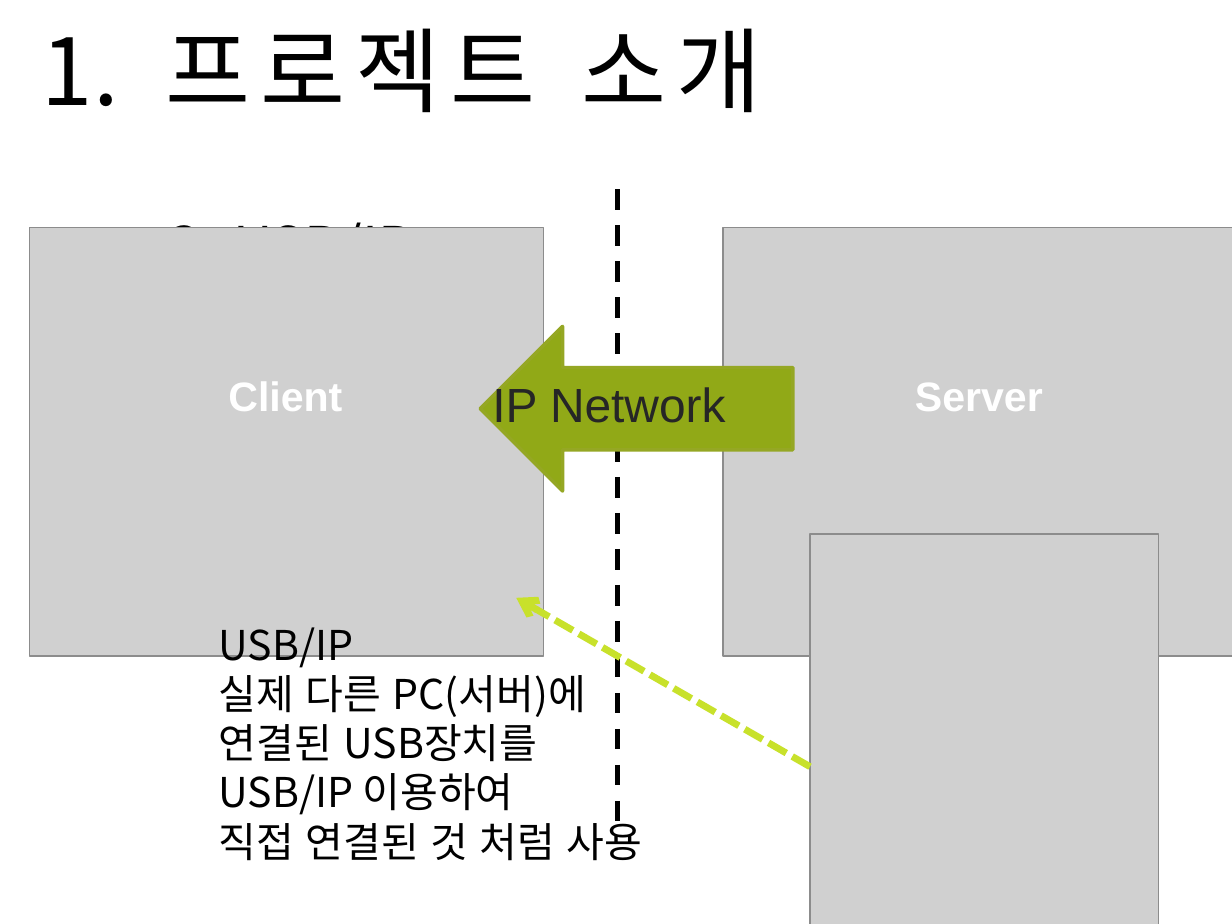
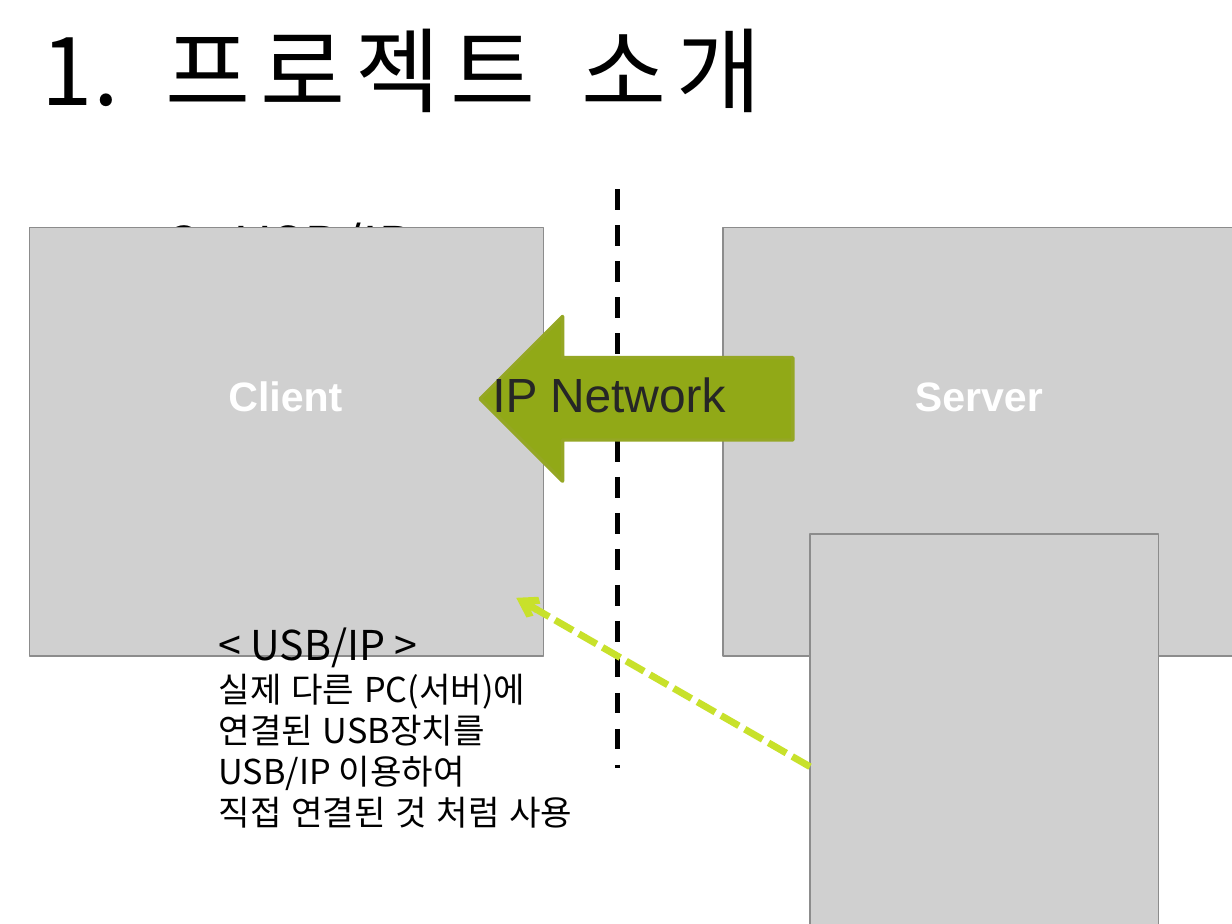
Before and after one commit to Sanghyun-Lee/Android-USB, a slide deck: slide 9 of Documents/presentation doc/proposal_presentation.pptx. Drawn at 1232x924 pixels with LibreOffice and Linux fonts; fonts in the diff are those of the drawing; grey boxes stand for pictures; background and template pictures are left out. Boxes give left, top, right and bottom in pixels: in the first picture for what was removed or moved away, otherwise in the second. Text is boxed around its words. In the diff, an @@ line names an element or a change of style, - is before the commit and + after.

```diff
--- a/Documents/presentation doc/proposal_presentation.pptx
+++ b/Documents/presentation doc/proposal_presentation.pptx
@@ line moved from (617, 190) - (617, 834) to (617, 190) - (617, 769) @@
@@ down arrow: place and size @@
-down arrow at bbox=[480, 326, 793, 492]
+down arrow at bbox=[480, 317, 793, 482]
@@ text "IP Network": place and size @@
-text "IP Network" at bbox=[492, 384, 726, 431]
+text "IP Network" at bbox=[492, 374, 726, 421]
@@ text at bbox=[251, 627, 386, 670]: text changed @@
-USB/IP
+< USB/IP >
@@ text at bbox=[219, 673, 572, 828]: size 24 to 20 pt in "실제 다른 PC(서버)에", "연결된 USB장치를", "USB/IP 이용하여", "직접 연결된 것 처럼 사용" @@
```
Also in this commit, not shown: 7 other slides changed, 6 other files.
